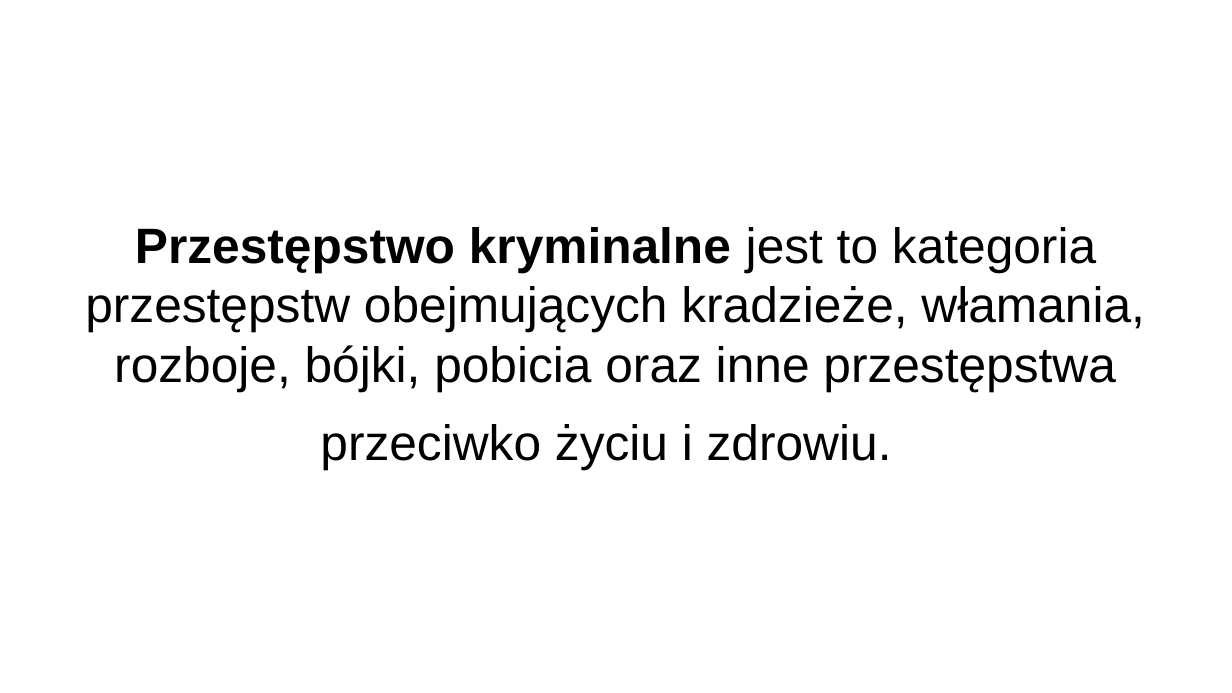
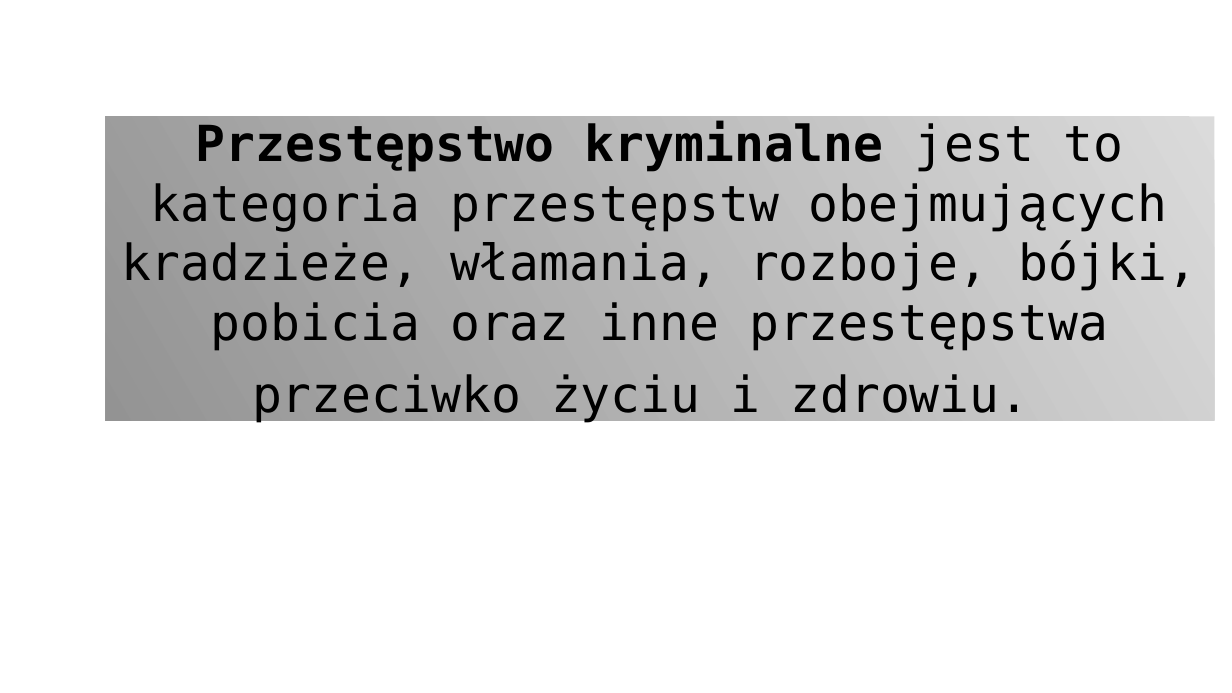
Before and after one commit to WoroON/SpisPowszechny, a slide deck: slide 9 of Prezentacja.odp (slide 2 before the commit). Drawn at 1232x693 pixels with LibreOffice and Linux fonts; fonts in the diff are those of the drawing; background and template pictures are left out. Boxes give left, top, right and bottom in pixels: in the first picture for what was removed or moved away, otherwise in the second. Text is boxed around its words. In the diff, an @@ line names an element or a change of style, - is before the commit and + after.

```diff
--- a/Prezentacja.odp
+++ b/Prezentacja.odp
@@ title "Przestępstwo kryminalne jest to kategoria ...": place and size @@
-title "Przestępstwo kryminalne jest to kategoria ..." at box(85, 227, 1145, 470)
+title "Przestępstwo kryminalne jest to kategoria ..." at box(106, 116, 1215, 420)
@@ title "Przestępstwo kryminalne jest to kategoria ..." at box(106, 116, 1215, 420): font Arial to DejaVu Sans Mono; fill none to gradient #CCCCCC to #666666 @@
```
Also in this commit, not shown: 6 other slides changed, 6 slides added, 4 slides removed.
